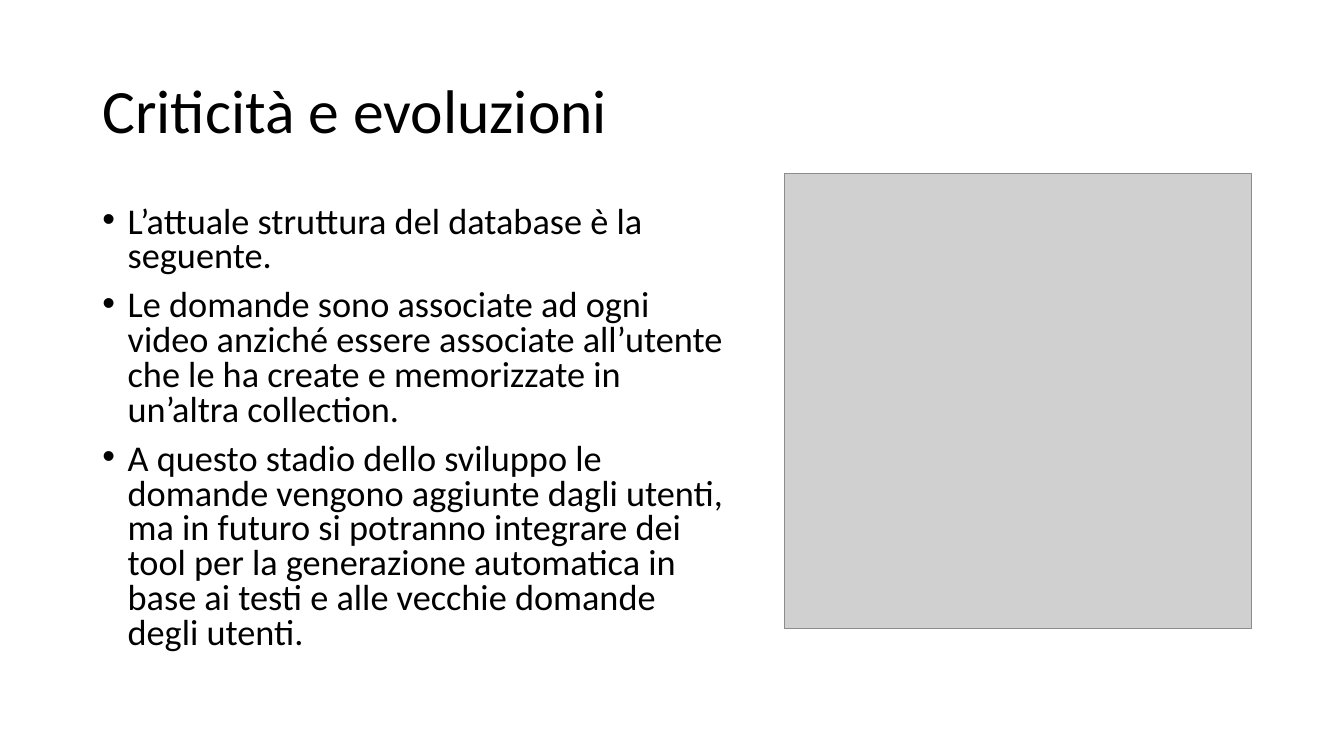
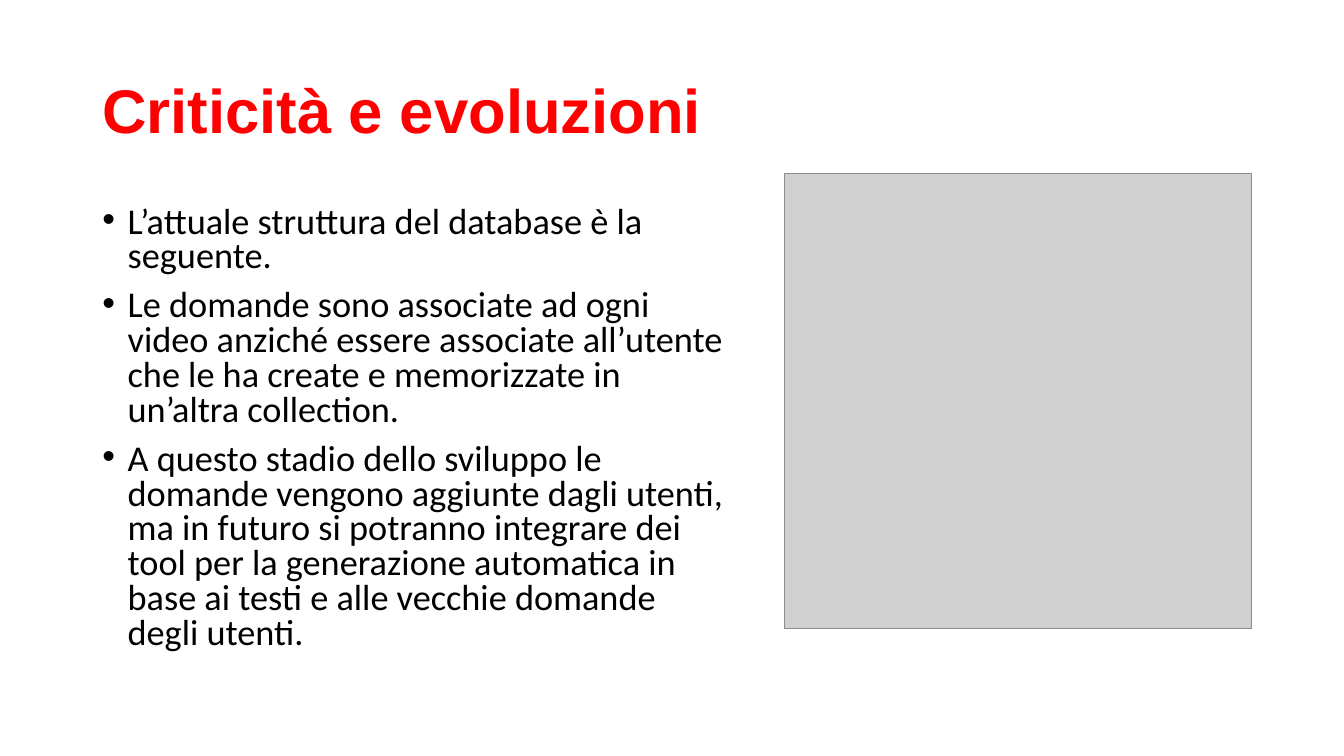
Before and after one commit to maggiorante/Mobile-Cloud-Technlogies-2021, a slide deck: slide 5 of Homework-3/TrivaiTed_Lambda.pptx. Drawn at 1344x756 pixels with LibreOffice and Linux fonts; fonts in the diff are those of the drawing; grey boxes stand for pictures. Boxes give left, top, right and bottom in pixels: in the first picture for what was removed or moved away, otherwise in the second. Text is boxed around its words. In the diff, an @@ line names an element or a change of style, - is before the commit and + after.

```diff
--- a/Homework-3/TrivaiTed_Lambda.pptx
+++ b/Homework-3/TrivaiTed_Lambda.pptx
@@ title "Criticità e evoluzioni" at box(102, 87, 701, 134): font Calibri to Arial, text colour #000000 to #FF0000, bold on @@
```
Also in this commit, not shown: 1 other slide changed, 1 slide added, 1 slide removed.
